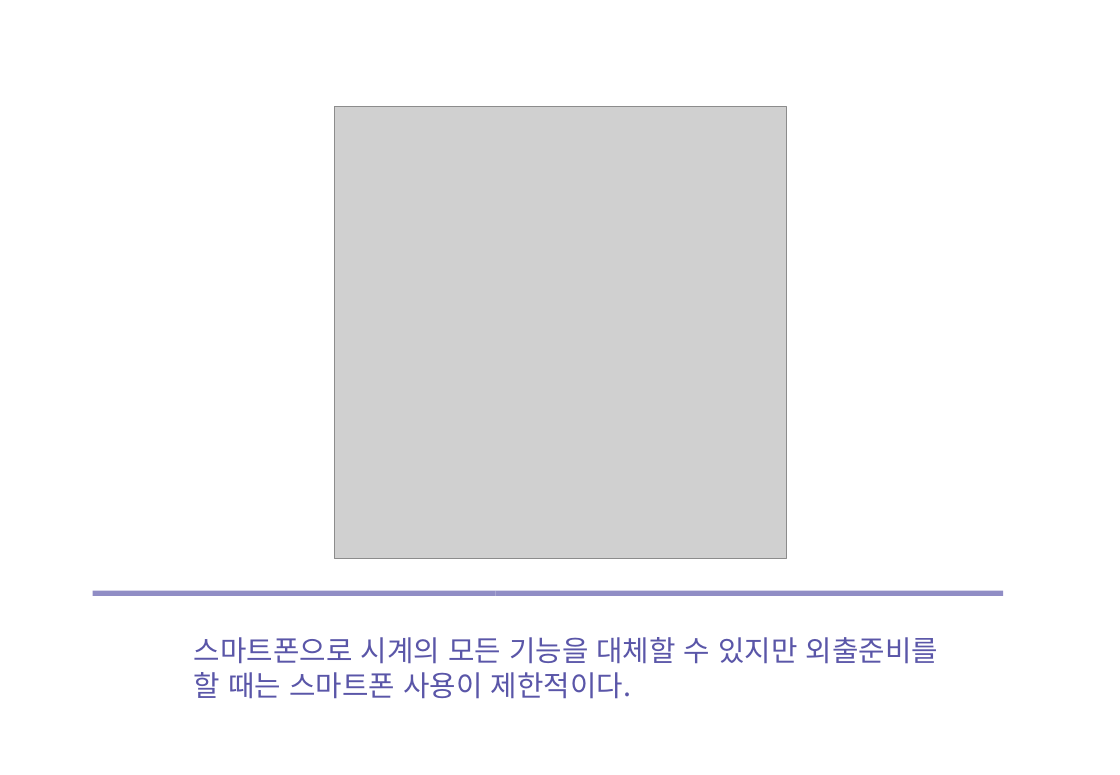
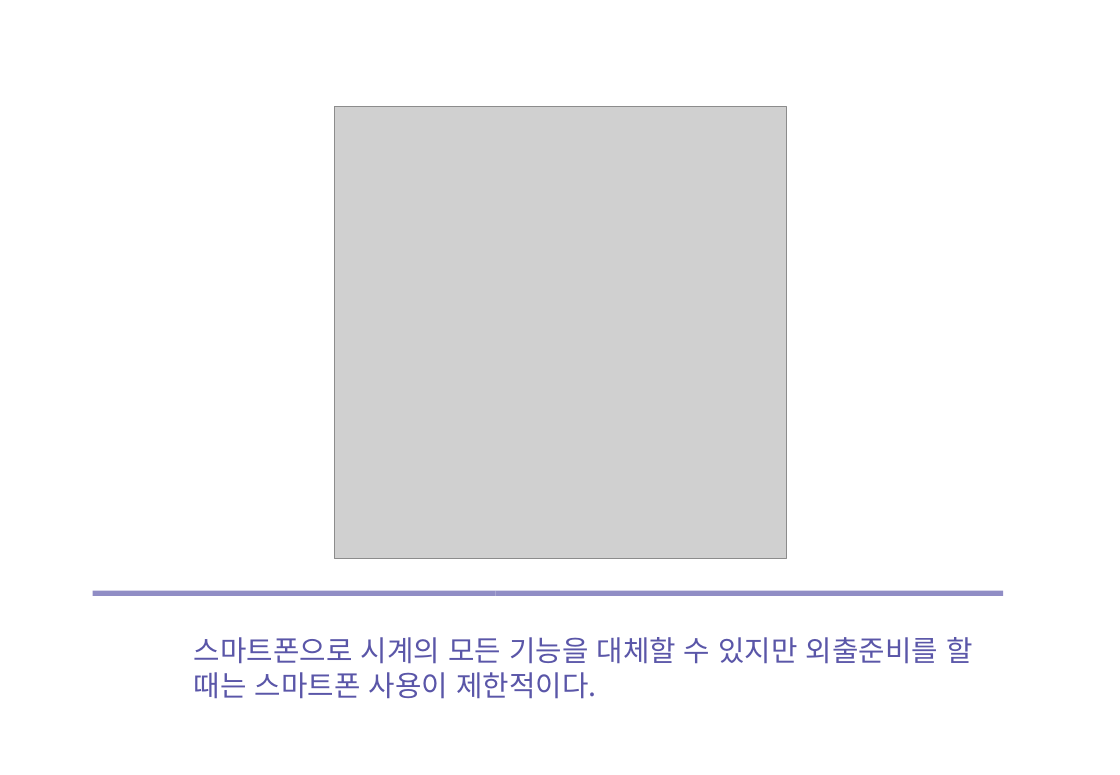
Before and after one commit to SekyuShin/FinalProject_saveFile, a slide deck: slide 6 of VHDL/2주차/18.11.07 - 디시설(김동욱).pptx. Drawn at 1120x775 pixels with LibreOffice and Linux fonts; fonts in the diff are those of the drawing; grey boxes stand for pictures; background and template pictures are left out. Boxes give left, top, right and bottom in pixels: in the first picture for what was removed or moved away, otherwise in the second. Text is boxed around its words. In the diff, an @@ line names an element or a change of style, - is before the commit and + after.

```diff
--- a/VHDL/2주차/18.11.07 - 디시설(김동욱).pptx
+++ b/VHDL/2주차/18.11.07 - 디시설(김동욱).pptx
@@ text "스마트폰으로 시계의 모든 기능을 대체할 ..." rewrapped from (194,637,938,699) to (194,637,972,699) @@
```
Also in this commit, not shown: 7 other slides changed, 6 slides added, 4 slides removed, 7 other files.
